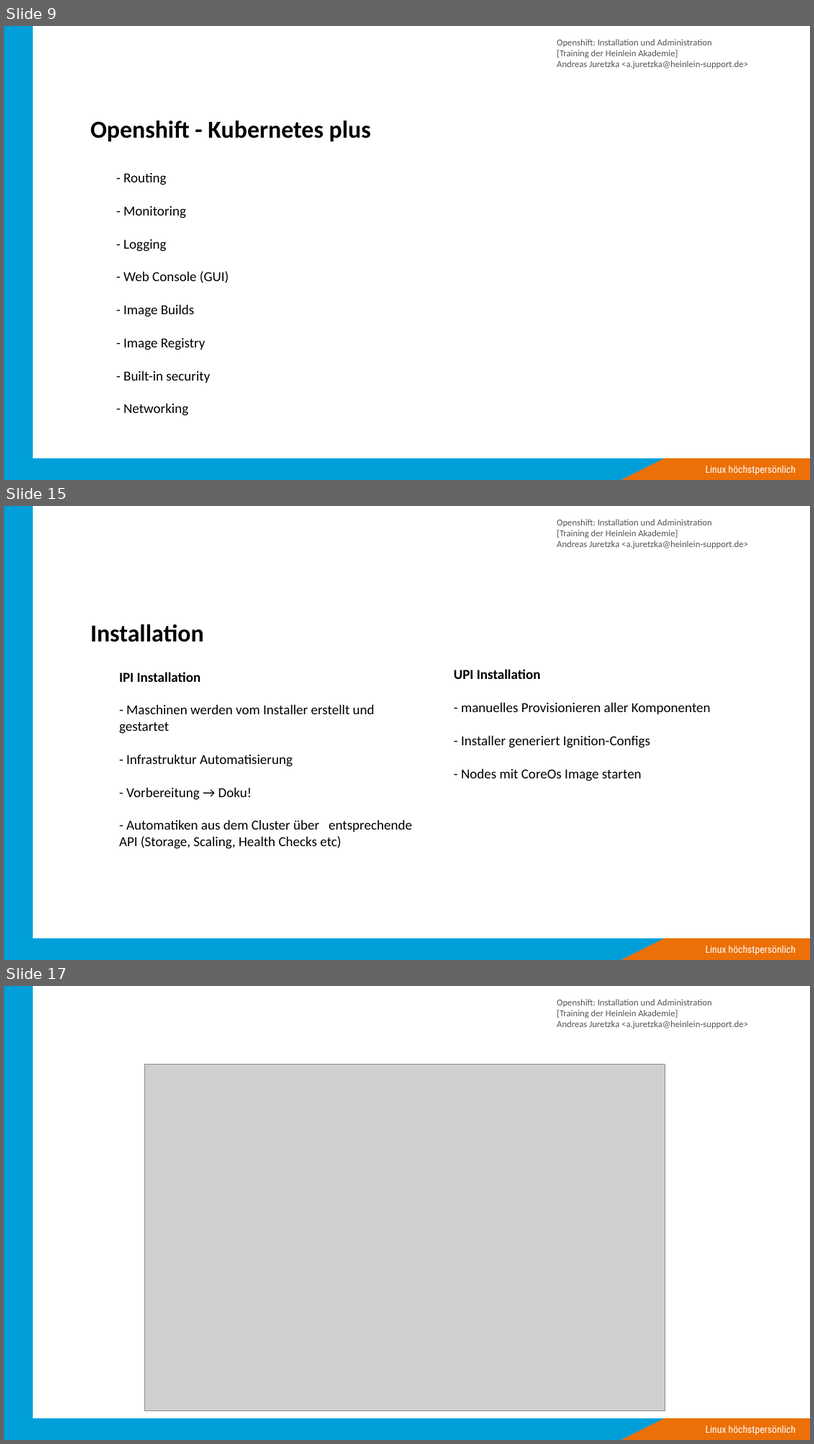
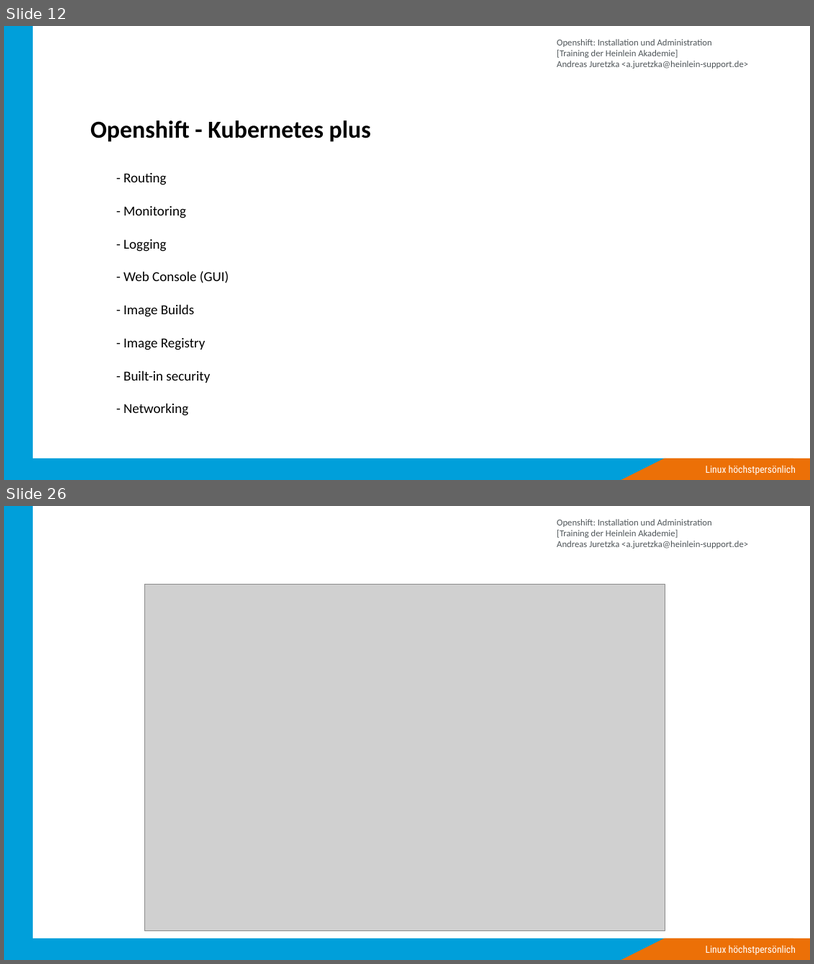
Before and after one commit to ajayten/openshift-kurs-folien, a slide deck: kurs-folien.odp. Shown one above the other, each under a label of ours: slides 9, 15 and 17 before the commit, slides 12 and 26 after it; the slides between them are not shown. The pictures are 814x1444 and 814x964 pixels, drawn with LibreOffice and Linux fonts; fonts in the diff are those of the drawing; grey boxes stand for pictures; background and template pictures are left out. Boxes give left, top, right and bottom in pixels: in the first picture for what was removed or moved away, otherwise in the second. Text is boxed around its words. In the diff, an @@ line names an element or a change of style, - is before the commit and + after.

```diff
--- a/kurs-folien.odp
+++ b/kurs-folien.odp
@@ slide 15 removed at <box>4,506,810,960</box>, background #FFFFFF; not listed: 5 template elements that a slide beside it also shows @@
@@ title removed at <box>90,624,204,642</box> @@
-Installation
@@ text removed at <box>119,672,412,849</box> @@
-IPI Installation
-- Maschinen werden vom Installer erstellt und gestartet
-- Infrastruktur Automatisierung
-- Vorbereitung → Doku!
-- Automatiken aus dem Cluster über entsprechende API (Storage, Scaling, Health Checks etc)
@@ text removed at <box>454,669,711,781</box> @@
-UPI Installation
-- manuelles Provisionieren aller Komponenten
-- Installer generiert Ignition-Configs
-- Nodes mit CoreOs Image starten
@@ what was slide 9 is now slide 12 @@
@@ what was slide 17 is now slide 26 @@
```
Also in this commit, not shown: 10 slides changed, 49 slides added, 5 other slides removed, 1 other file.
